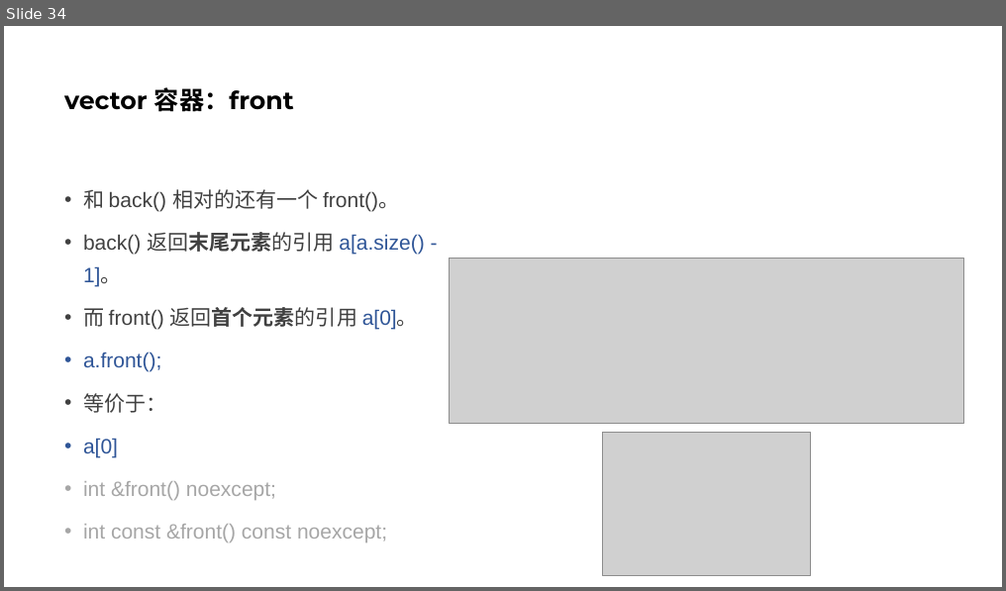
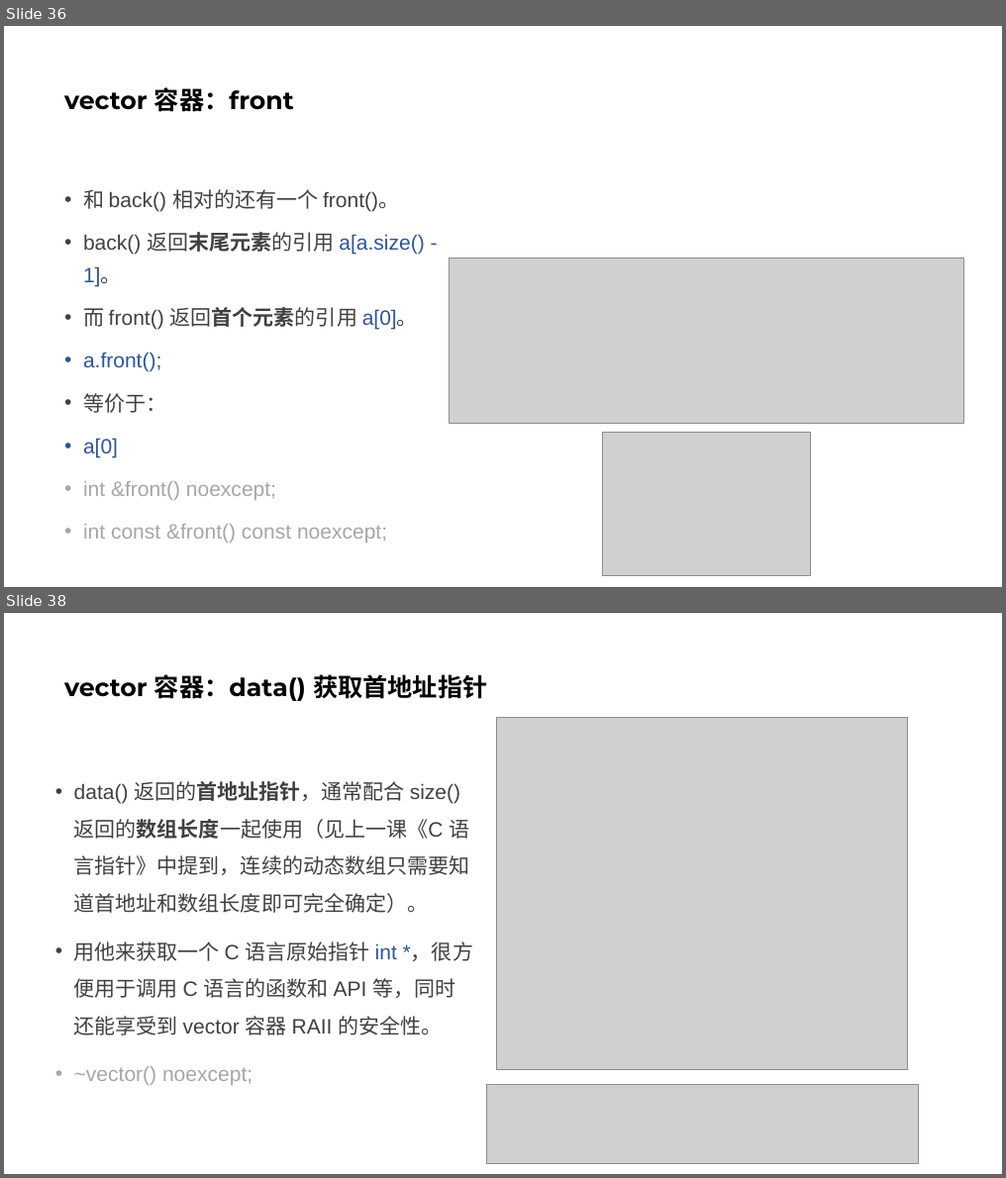
Before and after one commit to parallel101/course, a slide deck: 13/slides.pptx. Shown one above the other, each under a label of ours: slide 34 before the commit, slides 36 and 38 after it; the slides between them are not shown. The pictures are 1006x591 and 1006x1178 pixels, drawn with LibreOffice and Linux fonts; fonts in the diff are those of the drawing; grey boxes stand for pictures. Boxes give left, top, right and bottom in pixels: in the first picture for what was removed or moved away, otherwise in the second. Text is boxed around its words. In the diff, an @@ line names an element or a change of style, - is before the commit and + after.

```diff
--- a/13/slides.pptx
+++ b/13/slides.pptx
@@ slide 38 added at (4,613,1002,1174), background #FFFFFF @@
@@ title added at (64,674,487,701), 24 pt, text #000000, bold @@
+vector 容器：data() 获取首地址指针
@@ picture added at (497,718,908,1069) @@
@@ text added at (74,781,473,1085), 20 pt, text #404040 @@
+• data() 返回的首地址指针，通常配合 size() 返回的数组长度一起使用（见上一课《C 语言指针》中提到，连续的动态数组只需要知道首地址和数组长度即可完全确定）。
+• 用他来获取一个 C 语言原始指针 int *，很方便用于调用 C 语言的函数和 API 等，同时还能享受到 vector 容器 RAII 的安全性。
+• ~vector() noexcept;
@@ picture added at (487,1084,918,1164) @@
@@ what was slide 34 is now slide 36 @@
```
Also in this commit, not shown: 3 slides changed, 15 other slides added, 11 other files.
